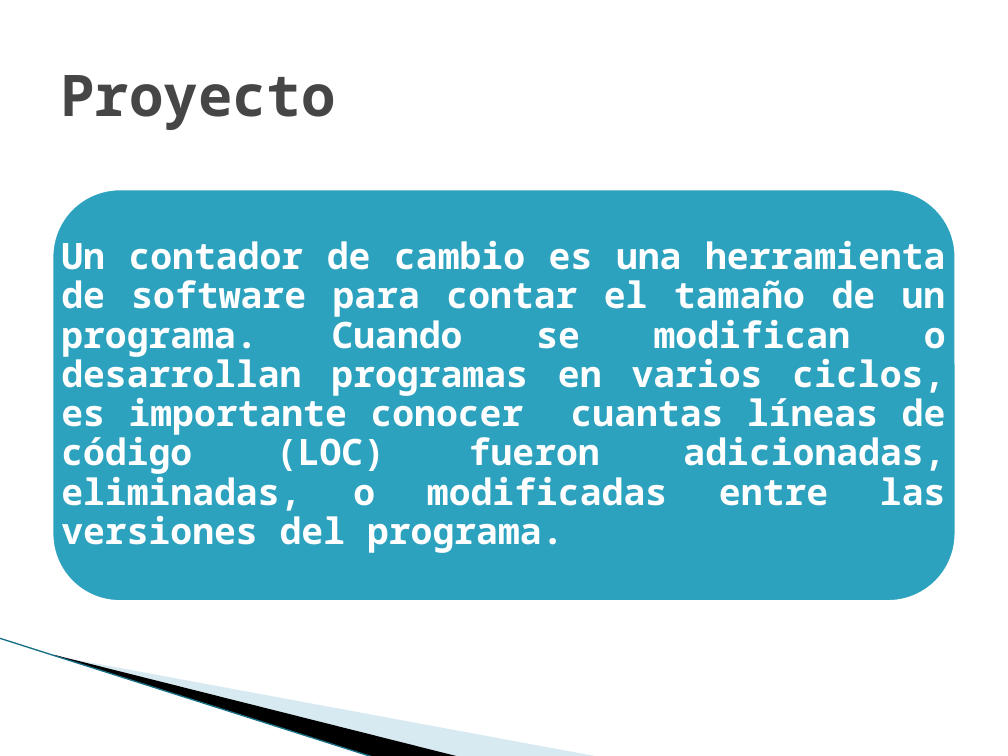
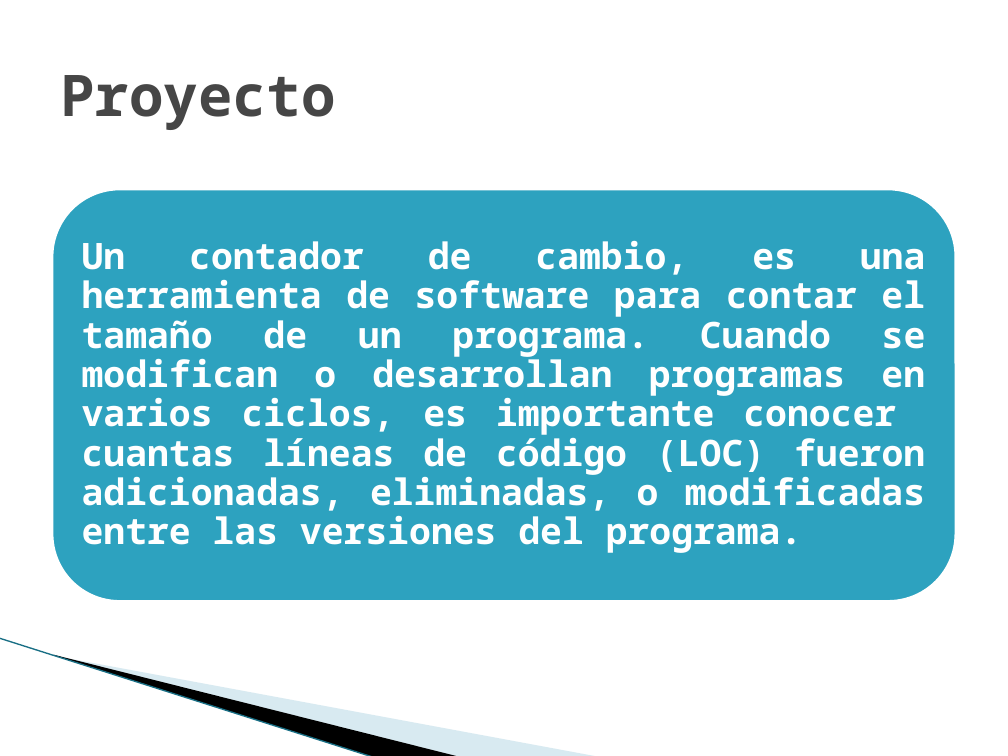
Before and after one commit to jlsarmientoh/tsp_change_counter, a slide deck: slide 2 of docs/NoteBook/Project cycle reports/TSPi – Ciclo 1.pptx. Drawn at 1008x756 pixels with LibreOffice and Linux fonts; fonts in the diff are those of the drawing; background and template pictures are left out. Boxes give left, top, right and bottom in pixels: in the first picture for what was removed or moved away, otherwise in the second. Text is boxed around its words. In the diff, an @@ line names an element or a change of style, - is before the commit and + after.

```diff
--- a/docs/NoteBook/Project cycle reports/TSPi – Ciclo 1.pptx
+++ b/docs/NoteBook/Project cycle reports/TSPi – Ciclo 1.pptx
@@ text at [82, 241, 926, 553]: text changed @@
-Un contador de cambio es una herramienta de software para contar el tamaño de un programa. Cuando se modifican o desarrollan programas en varios ciclos, es importante conocer cuantas líneas de código (LOC) fueron adicionadas, eliminadas, o modificadas entre las versiones del programa.
+Un contador de cambio, es una herramienta de software para contar el tamaño de un programa. Cuando se modifican o desarrollan programas en varios ciclos, es importante conocer cuantas líneas de código (LOC) fueron adicionadas, eliminadas, o modificadas entre las versiones del programa.
```
Also in this commit, not shown: 15 other slides changed.
